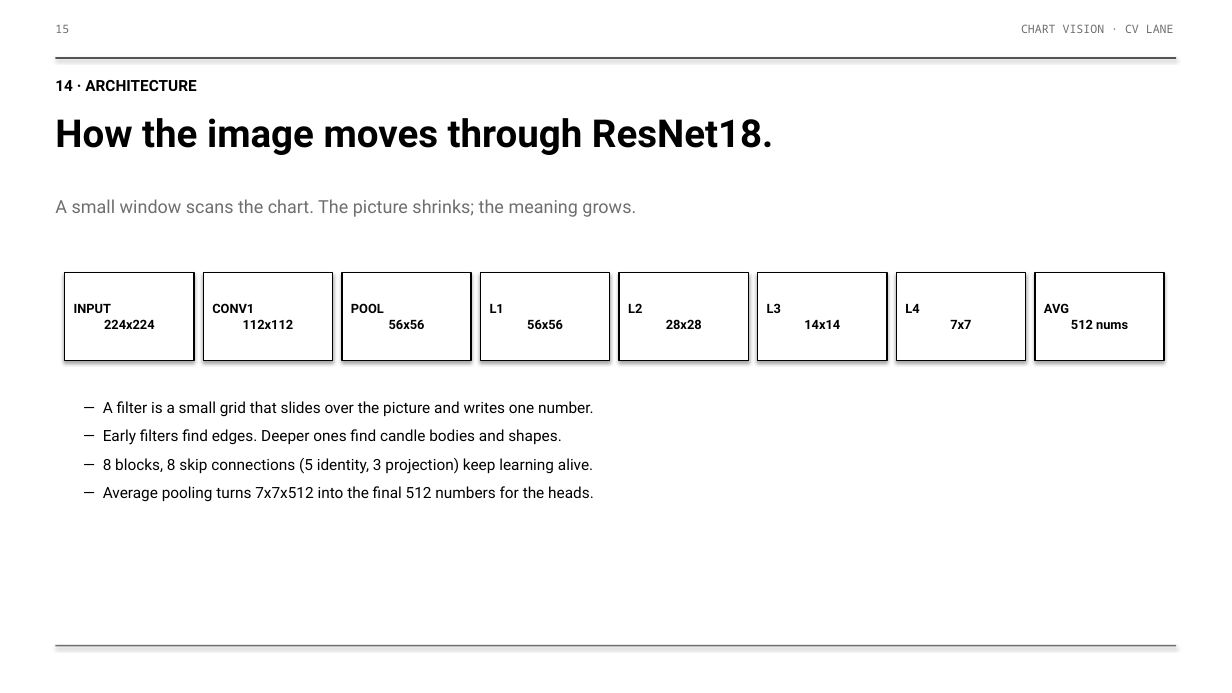
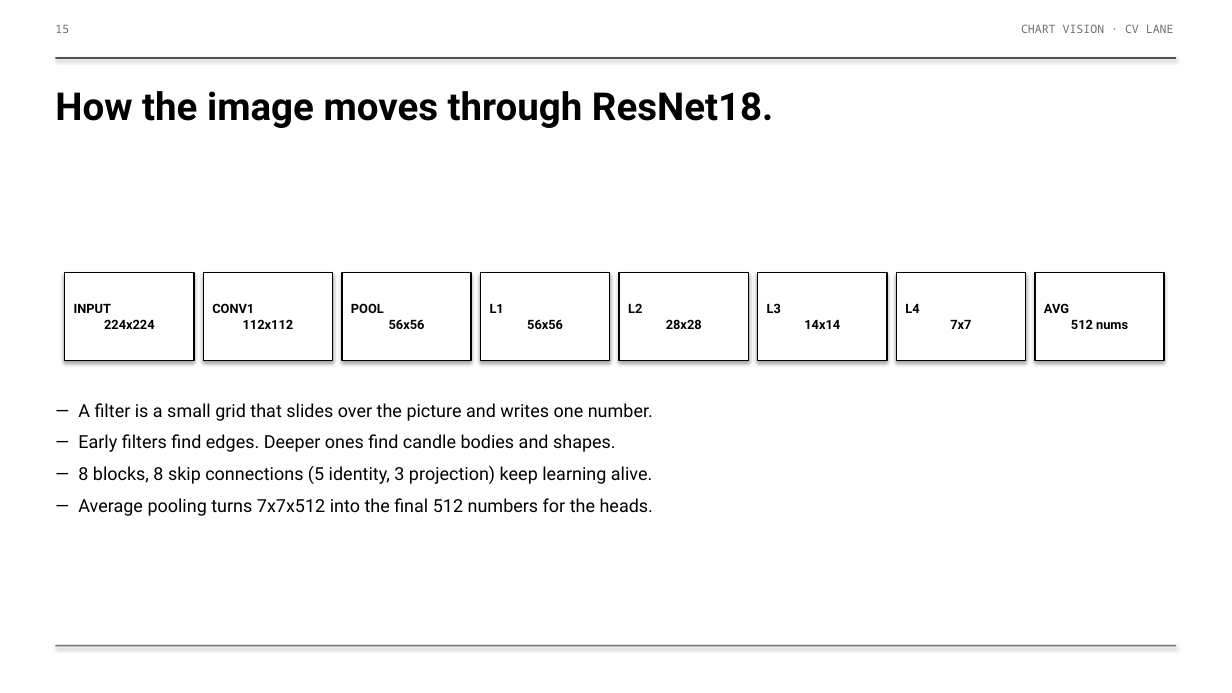
Before and after one commit to DharmilG/Stock-Direction-Predictor, a slide deck: slide 9 of CV/slides/Chart_Vision_Review.pptx (slide 15 before the commit). Drawn at 1232x693 pixels with LibreOffice and Linux fonts; fonts in the diff are those of the drawing. Boxes give left, top, right and bottom in pixels: in the first picture for what was removed or moved away, otherwise in the second. Text is boxed around its words. In the diff, an @@ line names an element or a change of style, - is before the commit and + after.

```diff
--- a/CV/slides/Chart_Vision_Review.pptx
+++ b/CV/slides/Chart_Vision_Review.pptx
@@ text "How the image moves through ...": place and size @@
-text "How the image moves through ..." at <box>55,118,773,155</box>
+text "How the image moves through ..." at <box>55,91,773,128</box>
@@ text removed at <box>55,80,197,91</box> @@
-14 · ARCHITECTURE
@@ text removed at <box>55,199,636,217</box> @@
-A small window scans the chart. The picture shrinks; the meaning grows.
@@ text "— A filter is a ...": place and size @@
-text "— A filter is a ..." at <box>103,401,594,501</box>
+text "— A filter is a ..." at <box>78,403,653,516</box>
@@ text "— A filter is a ..." at <box>78,403,653,516</box>: size 12 to 14 pt @@
```
Also in this commit, not shown: 13 other slides changed, 1 slide added, 1 slide removed, 1 other file.
